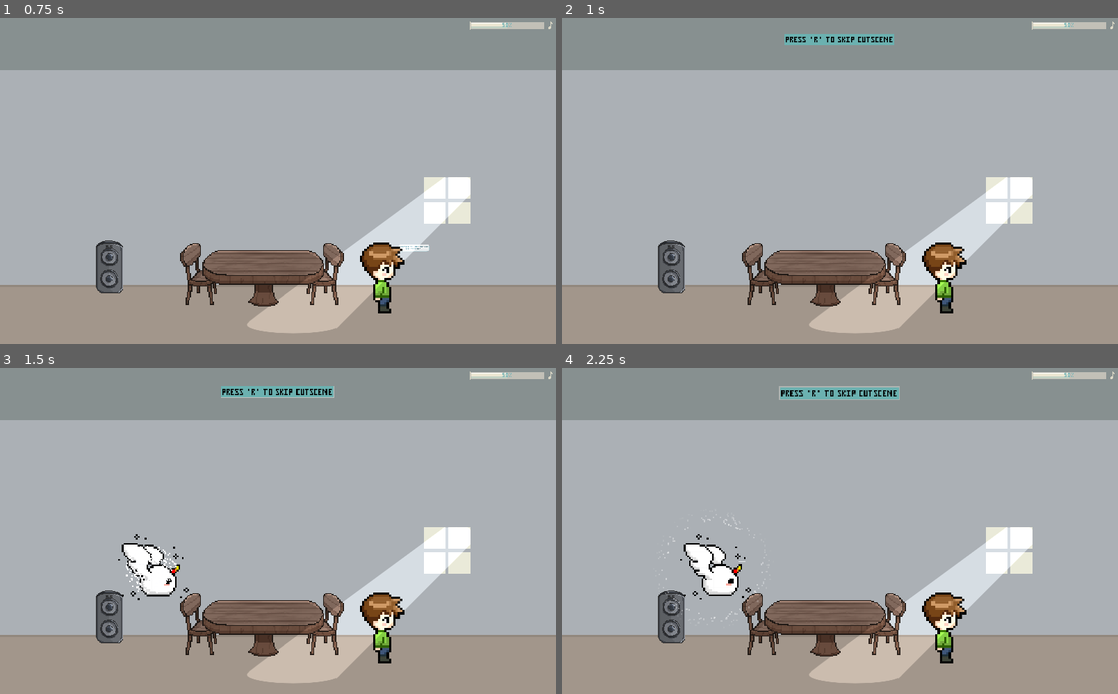
Above: before the commit, frames 1-4 (two rows, left to right).
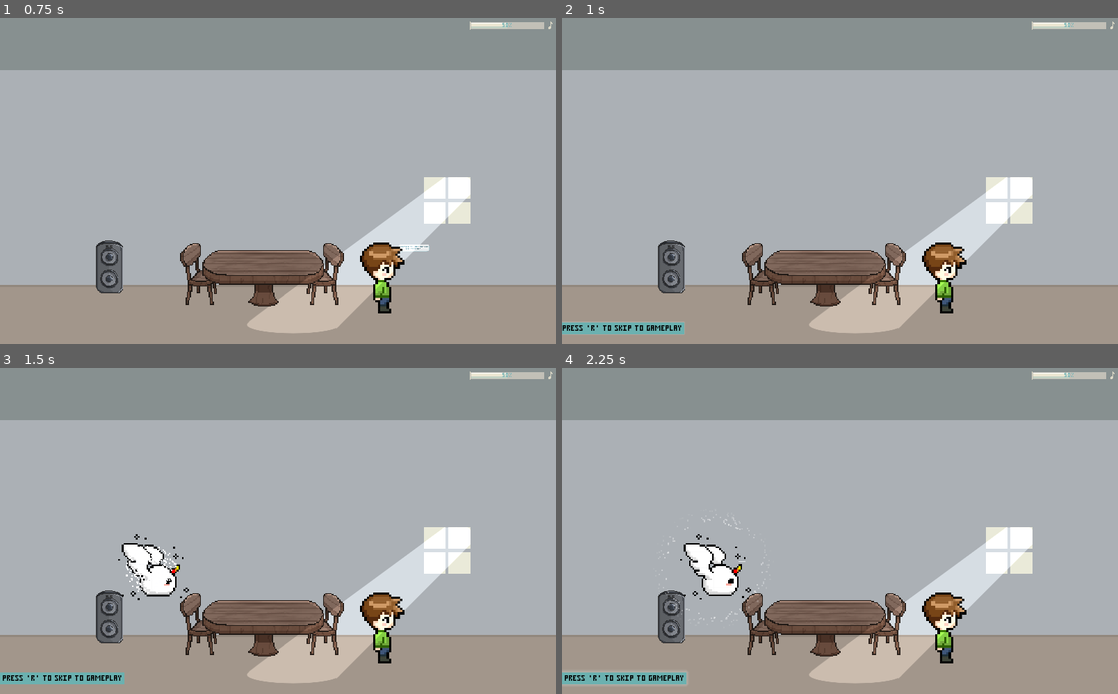
Above: after the commit, the same moments.

Repository: zeskysee/we-missed-party
Game: Godot game, scene res://ui/opening.tscn
The game is run twice, just before and just after one commit, with the same random seed, the same clock (stepped at 60 frames per second) and the same inputs.
Inputs (mouse positions are in pixels of both pictures, inside the frame that each line leads up to):
- Up to frame 1 (0.75 s): tap Enter at 0.5 s; move the mouse to (400, 164) at 0.52 s; hold D (move_right) from 0.53 s (still down); hold Space (interact) from 0.53 s (still down); click (400, 164) at 0.67 s
- Up to frame 2 (1 s): keep holding D (move_right); keep holding Space (interact); tap W (jump) at 0.77 s
- Up to frame 3 (1.5 s): keep holding D (move_right); move the mouse to (166, 547) at 1.27 s; release Space (interact) at 1.28 s; tap Space (interact) at 1.35 s; click (166, 547) at 1.42 s
- Up to frame 4 (2.25 s): tap W (jump) at 1.52 s; move the mouse to (895, 459) at 2.02 s; release D (move_right) at 2.03 s; hold A (move_left) from 2.03 s (still down); hold Space (interact) from 2.03 s (still down); click (895, 459) at 2.17 s

Frame 1 is identical in both runs. In frame 2, 1.5% of the frame differs, in the area x 0-60%, y 4-98%; in frame 3, 1.5%; in frame 4, 1.8%, in the area x 0-61%, y 5-98%.

Commit message:
Refactor skip instruction and resolve #29

Diff:
--- a/ending.tscn
+++ b/ending.tscn
@@ -17,6 +17,14 @@
 [ext_resource path="res://magic_monster.tscn" type="PackedScene" id=15]
 [ext_resource path="res://ui/skip_instruction.tscn" type="PackedScene" id=16]
 
+[sub_resource type="StyleBoxFlat" id=19]
+content_margin_left = 5.0
+content_margin_right = 3.0
+content_margin_top = 5.0
+content_margin_bottom = 4.0
+bg_color = Color( 0.423529, 0.698039, 0.694118, 1 )
+shadow_color = Color( 0.737255, 0.792157, 0.796078, 0.6 )
+
 [sub_resource type="DynamicFont" id=12]
 size = 48
 outline_size = 5
@@ -81,7 +89,23 @@
 [node name="Ending" type="Node2D"]
 script = ExtResource( 14 )
 
-[node name="SkipInstruction" parent="." instance=ExtResource( 16 )]
+[node name="SkipCanvas" type="CanvasLayer" parent="."]
+
+[node name="SkipInstruction" parent="SkipCanvas" instance=ExtResource( 16 )]
+anchor_top = 1.0
+anchor_bottom = 1.0
+margin_top = -70.0
+margin_bottom = -70.0
+
+[node name="SkipInstruction2" parent="SkipCanvas" instance=ExtResource( 16 )]
+anchor_top = 1.0
+anchor_bottom = 1.0
+margin_top = -40.0
+margin_bottom = -40.0
+
+[node name="Label" parent="SkipCanvas/SkipInstruction2" index="0"]
+custom_styles/normal = SubResource( 19 )
+text = "Press   ' Spacebar '   to  Return  to  Title SCreen"
 
 [node name="PartyProps" type="Node2D" parent="."]
 
@@ -172,3 +196,5 @@
 
 [node name="MagicMonster" parent="." instance=ExtResource( 15 )]
 position = Vector2( 278, 320 )
+
+[editable path="SkipCanvas/SkipInstruction2"]
--- a/introduction.tscn
+++ b/introduction.tscn
@@ -88,8 +88,13 @@
 [node name="Introduction" type="Node2D"]
 script = ExtResource( 1 )
 
-[node name="SkipInstruction" parent="." instance=ExtResource( 4 )]
-show_on_ready = true
+[node name="SkipCanvas" type="CanvasLayer" parent="."]
+
+[node name="SkipInstruction" parent="SkipCanvas" instance=ExtResource( 4 )]
+anchor_top = 1.0
+anchor_bottom = 1.0
+margin_top = -40.0
+margin_bottom = -40.0
 
 [node name="PlayerInteraction" type="Node2D" parent="."]
 
@@ -177,4 +182,4 @@
 [connection signal="tree_exited" from="MonsterInteraction/Speech1" to="PlayerInteraction/Speech2" method="play"]
 [connection signal="tree_exited" from="MonsterInteraction/Speech2" to="MonsterInteraction/Speech3" method="play"]
 [connection signal="tree_exited" from="MonsterInteraction/Speech3" to="MonsterInteraction/Speech4" method="play"]
-[connection signal="tree_exited" from="MonsterInteraction/Speech4" to="SkipInstruction" method="skip"]
+[connection signal="tree_exited" from="MonsterInteraction/Speech4" to="SkipCanvas/SkipInstruction" method="skip"]
--- a/ui/skip_instruction.gd
+++ b/ui/skip_instruction.gd
@@ -1,24 +1,23 @@
-extends CanvasLayer
+extends Control
 # UI instruction to tell the player that the current scene is skippable.
 
 
-signal skipped
+# Scene to skip to.
+export(PackedScene) var scene = preload("res://neighborhood.tscn")
+# If true, the instruction will pulsate on ready.
+export(bool) var pulsate = true
+# Radius of the pulsation.
+export(float) var pulse_radius = 10.0
 
-
-# If set to true, the instruction will be shown on ready.
-export(bool) var show_on_ready = false
-
-# Will be set to true once a skip is initiated.
-var is_skipping = false
-
-# Playback control for the animation states.
-onready var playback: AnimationNodeStateMachinePlayback = $AnimationTree[
-		"parameters/playback"]
+onready var label = $Label
+onready var pulsation = $Pulsation
+onready var tween = $Tween
 
 
 func _ready():
-	if show_on_ready:
-		show()
+	if pulsate:
+		_on_pulsation_completed(label, "custom_styles/normal/shadow_size")
+	show()
 
 
 func _input(event):
@@ -34,20 +33,30 @@
 		skip() # skip on left-click
 
 
+func _on_pulsation_completed(_object, _key):
+	var shadow_size = label["custom_styles/normal"].shadow_size
+	pulsation.interpolate_property(label["custom_styles/normal"], "shadow_size",
+			shadow_size, pulse_radius if shadow_size == 0 else 0, 1.0)
+	pulsation.start()
+
+
 # Hides the skip instruction.
 func hide():
-	playback.travel("reset")
+	tween.interpolate_property(label, "rect_position",
+			Vector2.ZERO, Vector2(-label.rect_size.x * 2, 0), 0.5)
+	tween.start()
 
 
 # Shows the skip instruction.
 func show():
-	playback.travel("show")
+	tween.interpolate_property(label, "rect_position",
+			Vector2(-label.rect_size.x * 2, 0), Vector2.ZERO, 0.5,
+			Tween.TRANS_CUBIC)
+	tween.start()
 
 
-# Skips to gameplay.
+# Skips to scene.
 func skip():
-	if not is_skipping:
-		is_skipping = true
+	if not Transition.is_transitioning:
 		Global.reset()
-		Transition.wipe_in(preload("res://neighborhood.tscn"))
-		emit_signal("skipped")
+		Transition.wipe_in(scene)
--- a/ui/skip_instruction.tscn
+++ b/ui/skip_instruction.tscn
@@ -1,274 +1,33 @@
-[gd_scene load_steps=17 format=2]
+[gd_scene load_steps=4 format=2]
 
 [ext_resource path="res://ui/theme_basic.tres" type="Theme" id=1]
 [ext_resource path="res://ui/skip_instruction.gd" type="Script" id=2]
 
-[sub_resource type="Animation" id=1]
-length = 0.001
-tracks/0/type = "bezier"
-tracks/0/path = NodePath("Instruction:rect_position:y")
-tracks/0/interp = 1
-tracks/0/loop_wrap = true
-tracks/0/imported = false
-tracks/0/enabled = true
-tracks/0/keys = {
-"points": PoolRealArray( -75, -0.25, 0, 0.25, 0 ),
-"times": PoolRealArray( 0 )
-}
-tracks/1/type = "value"
-tracks/1/path = NodePath("Instruction/GlowRect:modulate")
-tracks/1/interp = 1
-tracks/1/loop_wrap = true
-tracks/1/imported = false
-tracks/1/enabled = true
-tracks/1/keys = {
-"times": PoolRealArray( 0 ),
-"transitions": PoolRealArray( 1 ),
-"update": 0,
-"values": [ Color( 1, 1, 1, 0 ) ]
-}
-tracks/2/type = "bezier"
-tracks/2/path = NodePath("Instruction/GlowRect:rect_scale:x")
-tracks/2/interp = 1
-tracks/2/loop_wrap = true
-tracks/2/imported = false
-tracks/2/enabled = true
-tracks/2/keys = {
-"points": PoolRealArray( 1, -0.25, 0, 0.25, 0 ),
-"times": PoolRealArray( 0 )
-}
-tracks/3/type = "bezier"
-tracks/3/path = NodePath("Instruction/GlowRect:rect_scale:y")
-tracks/3/interp = 1
-tracks/3/loop_wrap = true
-tracks/3/imported = false
-tracks/3/enabled = true
-tracks/3/keys = {
-"points": PoolRealArray( 1, -0.25, 0, 0.25, 0 ),
-"times": PoolRealArray( 0 )
-}
-tracks/4/type = "bezier"
-tracks/4/path = NodePath("Instruction:rect_scale:x")
-tracks/4/interp = 1
-tracks/4/loop_wrap = true
-tracks/4/imported = false
-tracks/4/enabled = true
-tracks/4/keys = {
-"points": PoolRealArray( 1, -0.25, 0, 0.25, 0 ),
-"times": PoolRealArray( 0 )
-}
-tracks/5/type = "bezier"
-tracks/5/path = NodePath("Instruction:rect_scale:y")
-tracks/5/interp = 1
-tracks/5/loop_wrap = true
-tracks/5/imported = false
-tracks/5/enabled = true
-tracks/5/keys = {
-"points": PoolRealArray( 1, -0.25, 0, 0.25, 0 ),
-"times": PoolRealArray( 0 )
-}
+[sub_resource type="StyleBoxFlat" id=1]
+content_margin_left = 5.0
+content_margin_right = 3.0
+content_margin_top = 5.0
+content_margin_bottom = 4.0
+bg_color = Color( 0.423529, 0.698039, 0.694118, 1 )
+shadow_color = Color( 0.74902, 0.74902, 0.72549, 0.6 )
 
-[sub_resource type="Animation" id=2]
-resource_name = "glow-loop"
-length = 3.0
-loop = true
-tracks/0/type = "value"
-tracks/0/path = NodePath("Instruction/GlowRect:modulate")
-tracks/0/interp = 1
-tracks/0/loop_wrap = true
-tracks/0/imported = false
-tracks/0/enabled = true
-tracks/0/keys = {
-"times": PoolRealArray( 0, 0.7, 1.5 ),
-"transitions": PoolRealArray( 1, 1, 1 ),
-"update": 0,
-"values": [ Color( 1, 1, 1, 0 ), Color( 1, 1, 1, 1 ), Color( 1, 1, 1, 0 ) ]
-}
-tracks/1/type = "bezier"
-tracks/1/path = NodePath("Instruction/GlowRect:rect_scale:x")
-tracks/1/interp = 1
-tracks/1/loop_wrap = true
-tracks/1/imported = false
-tracks/1/enabled = true
-tracks/1/keys = {
-"points": PoolRealArray( 1, -0.25, 0, 0.25, 0, 1.02, -0.25, 0, 0.25, 0, 1, -0.25, 0, 0.25, 0 ),
-"times": PoolRealArray( 0, 1.5, 3 )
-}
-tracks/2/type = "bezier"
-tracks/2/path = NodePath("Instruction/GlowRect:rect_scale:y")
-tracks/2/interp = 1
-tracks/2/loop_wrap = true
-tracks/2/imported = false
-tracks/2/enabled = true
-tracks/2/keys = {
-"points": PoolRealArray( 1, -0.25, 0, 0.25, 0, 1.2, -0.25, 0, 0.25, 0, 1, -0.25, 0, 0.25, 0 ),
-"times": PoolRealArray( 0, 1.5, 3 )
-}
-tracks/3/type = "bezier"
-tracks/3/path = NodePath("Instruction:rect_scale:x")
-tracks/3/interp = 1
-tracks/3/loop_wrap = true
-tracks/3/imported = false
-tracks/3/enabled = true
-tracks/3/keys = {
-"points": PoolRealArray( 1, -0.25, 0, 0.25, 0, 1.1, -0.25, 0, 0.25, 0, 1, -0.25, 0, 0.25, 0 ),
-"times": PoolRealArray( 0, 1.5, 3 )
-}
-tracks/4/type = "bezier"
-tracks/4/path = NodePath("Instruction:rect_scale:y")
-tracks/4/interp = 1
-tracks/4/loop_wrap = true
-tracks/4/imported = false
-tracks/4/enabled = true
-tracks/4/keys = {
-"points": PoolRealArray( 1, -0.25, 0, 0.25, 0, 1.1, -0.25, 0, 0.25, 0, 1, -0.25, 0, 0.25, 0 ),
-"times": PoolRealArray( 0, 1.5, 3 )
-}
-
-[sub_resource type="Animation" id=11]
-resource_name = "hide"
-length = 0.5
-tracks/0/type = "bezier"
-tracks/0/path = NodePath("Instruction:rect_position:y")
-tracks/0/interp = 1
-tracks/0/loop_wrap = true
-tracks/0/imported = false
-tracks/0/enabled = true
-tracks/0/keys = {
-"points": PoolRealArray( 0, -0.25, 0, 0.25, 0, -75, -0.25, 0, 0.25, 0 ),
-"times": PoolRealArray( 0, 0.5 )
-}
-
-[sub_resource type="Animation" id=3]
-resource_name = "show"
-length = 0.5
-tracks/0/type = "bezier"
-tracks/0/path = NodePath("Instruction:rect_position:y")
-tracks/0/interp = 1
-tracks/0/loop_wrap = true
-tracks/0/imported = false
-tracks/0/enabled = true
-tracks/0/keys = {
-"points": PoolRealArray( -75, -0.25, 0, 0.25, 0, 0, -0.25, 0, 0.25, 0 ),
-"times": PoolRealArray( 0, 0.5 )
-}
-
-[sub_resource type="AnimationNodeAnimation" id=13]
-animation = "glow-loop"
-
-[sub_resource type="AnimationNodeAnimation" id=12]
-animation = "hide"
-
-[sub_resource type="AnimationNodeAnimation" id=5]
-animation = "RESET"
-
-[sub_resource type="AnimationNodeAnimation" id=6]
-animation = "show"
-
-[sub_resource type="AnimationNodeStateMachineTransition" id=7]
-
-[sub_resource type="AnimationNodeStateMachineTransition" id=14]
-switch_mode = 2
-auto_advance = true
-
-[sub_resource type="AnimationNodeStateMachineTransition" id=15]
-
-[sub_resource type="AnimationNodeStateMachineTransition" id=16]
-
-[sub_resource type="AnimationNodeStateMachine" id=9]
-states/glow-loop/node = SubResource( 13 )
-states/glow-loop/position = Vector2( 746, 73 )
-states/hide/node = SubResource( 12 )
-states/hide/position = Vector2( 565, 157 )
-states/reset/node = SubResource( 5 )
-states/reset/position = Vector2( 401, 73 )
-states/show/node = SubResource( 6 )
-states/show/position = Vector2( 565, 73 )
-transitions = [ "reset", "show", SubResource( 7 ), "show", "glow-loop", SubResource( 14 ), "glow-loop", "hide", SubResource( 15 ), "hide", "reset", SubResource( 16 ) ]
-start_node = "reset"
-graph_offset = Vector2( -3, 19 )
-
-[sub_resource type="AnimationNodeStateMachinePlayback" id=10]
-
-[node name="SkipInstruction" type="CanvasLayer"]
+[node name="SkipInstruction" type="Control"]
 script = ExtResource( 2 )
 
-[node name="Instruction" type="Control" parent="."]
-anchor_left = 0.5
-anchor_right = 0.5
-margin_top = -75.0
-margin_bottom = -75.0
-grow_horizontal = 2
+[node name="Label" type="Label" parent="."]
+margin_right = 224.0
+margin_bottom = 21.0
 grow_vertical = 2
-__meta__ = {
-"_edit_use_anchors_": false
-}
-
-[node name="GlowRect" type="ColorRect" parent="Instruction"]
-modulate = Color( 1, 1, 1, 0 )
-anchor_left = 0.5
-anchor_top = 1.0
-anchor_right = 0.5
-anchor_bottom = 1.0
-margin_left = -102.0
-margin_top = 33.0
-margin_right = 100.0
-margin_bottom = 53.0
-grow_horizontal = 2
-grow_vertical = 2
-rect_pivot_offset = Vector2( 101, 10 )
-color = Color( 0.894118, 0.894118, 0.87451, 1 )
-__meta__ = {
-"_edit_use_anchors_": false
-}
-
-[node name="ColorRect" type="ColorRect" parent="Instruction"]
-anchor_left = 0.5
-anchor_top = 1.0
-anchor_right = 0.5
-anchor_bottom = 1.0
-margin_left = -102.0
-margin_top = 33.0
-margin_right = 100.0
-margin_bottom = 53.0
-grow_horizontal = 2
-grow_vertical = 2
-rect_pivot_offset = Vector2( 101, 10 )
-color = Color( 0.423529, 0.698039, 0.694118, 1 )
-__meta__ = {
-"_edit_use_anchors_": false
-}
-
-[node name="Label" type="Label" parent="Instruction"]
-anchor_left = 0.5
-anchor_top = 1.0
-anchor_right = 0.5
-anchor_bottom = 1.0
-margin_left = -62.0
-margin_top = 38.0
-margin_right = 62.0
-margin_bottom = 50.0
-grow_horizontal = 2
-grow_vertical = 2
-rect_pivot_offset = Vector2( 97, 6 )
+mouse_filter = 0
 size_flags_horizontal = 4
 theme = ExtResource( 1 )
 custom_colors/font_color = Color( 0, 0, 0, 1 )
-text = "Press   ' R '   to  Skip  Cutscene"
-__meta__ = {
-"_edit_use_anchors_": false
-}
+custom_styles/normal = SubResource( 1 )
+text = "Press   ' R '   to  Skip  to  Gameplay"
 
-[node name="AnimationPlayer" type="AnimationPlayer" parent="."]
-anims/RESET = SubResource( 1 )
-anims/glow-loop = SubResource( 2 )
-anims/hide = SubResource( 11 )
-anims/show = SubResource( 3 )
+[node name="Tween" type="Tween" parent="."]
 
-[node name="AnimationTree" type="AnimationTree" parent="."]
-tree_root = SubResource( 9 )
-anim_player = NodePath("../AnimationPlayer")
-active = true
-parameters/playback = SubResource( 10 )
+[node name="Pulsation" type="Tween" parent="."]
 
-[connection signal="gui_input" from="Instruction/ColorRect" to="." method="_on_gui_input"]
+[connection signal="gui_input" from="Label" to="." method="_on_gui_input"]
+[connection signal="tween_completed" from="Pulsation" to="." method="_on_pulsation_completed"]
--- a/ui/transition.gd
+++ b/ui/transition.gd
@@ -28,10 +28,10 @@
 
 func _on_animation_finished(anim_name):
 	if anim_name == "in":
-		is_transitioning = false
 		if scene and get_tree().change_scene_to(scene) != OK:
 			push_error("Failed to transition to scene: %s" % scene)
 			scene = null
+			is_transitioning = false
 
 
 func _on_size_changed():
@@ -54,3 +54,4 @@
 # Called after scene is loaded to clear the transition squares.
 func wipe_out():
 	animation_player.play("out")
+	is_transitioning = false
Not shown: 1 places in ending.tscn that only renumber resources
